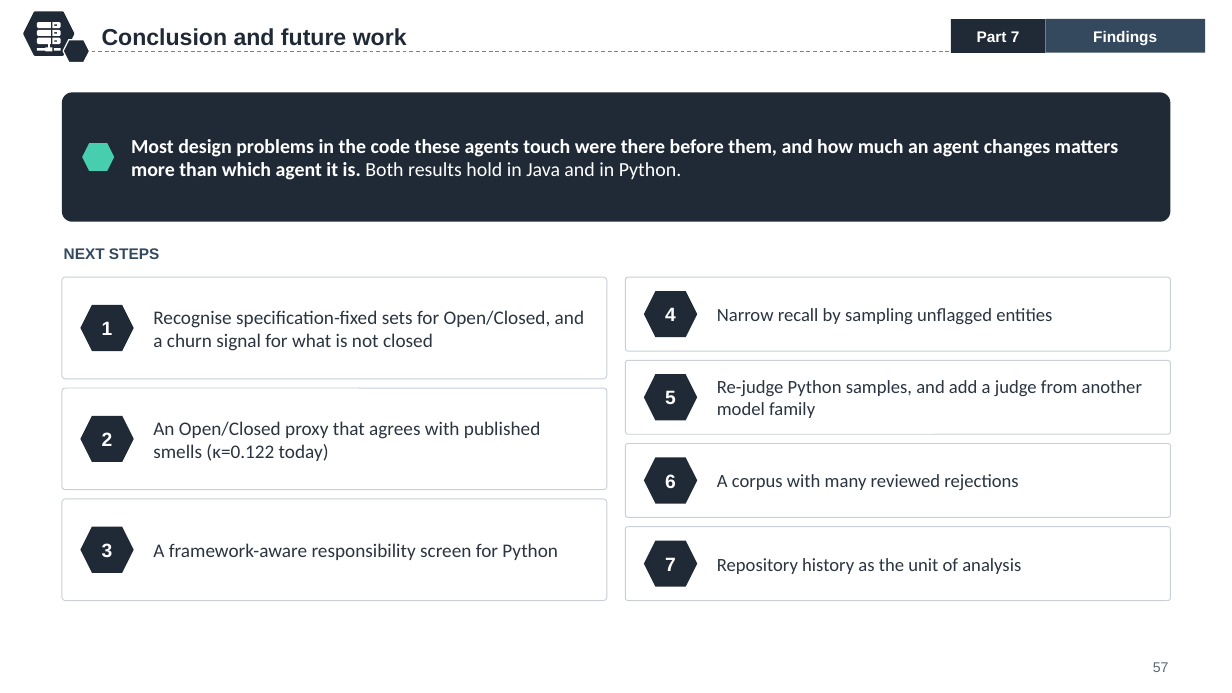
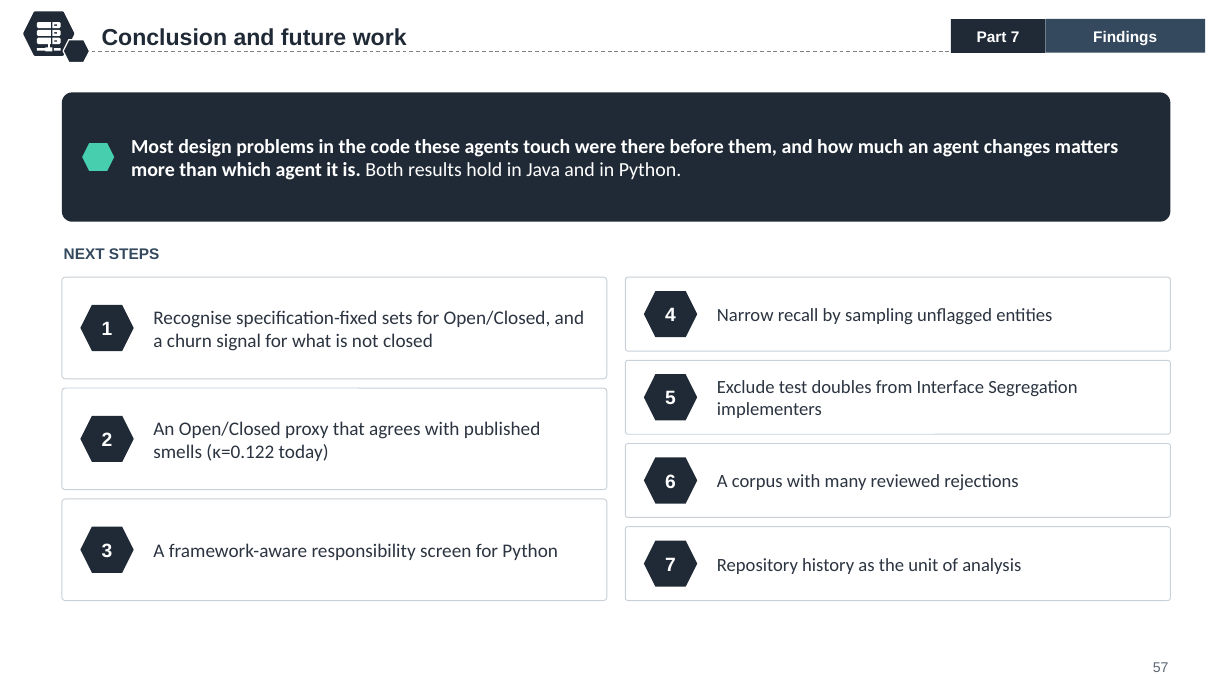
Before and after one commit to KiraiEEE/VibeBench, a slide deck: slide 57 of thesis/presentation/Evaluating-Coding-Agent-Quality.pptx. Drawn at 1232x693 pixels with LibreOffice and Linux fonts; fonts in the diff are those of the drawing; background and template pictures are left out. Boxes give left, top, right and bottom in pixels: in the first picture for what was removed or moved away, otherwise in the second. Text is boxed around its words. In the diff, an @@ line names an element or a change of style, - is before the commit and + after.

Commit message:
Remove the LLM-judge limitation from thesis, deck, paper and README

```diff
--- a/thesis/presentation/Evaluating-Coding-Agent-Quality.pptx
+++ b/thesis/presentation/Evaluating-Coding-Agent-Quality.pptx
@@ text at bbox=[717, 380, 1077, 418]: text changed @@
-Re-judge Python samples, and add a judge from another model family
+Exclude test doubles from Interface Segregation implementers
```
Also in this commit, not shown: 2 other slides changed, 9 other files.
